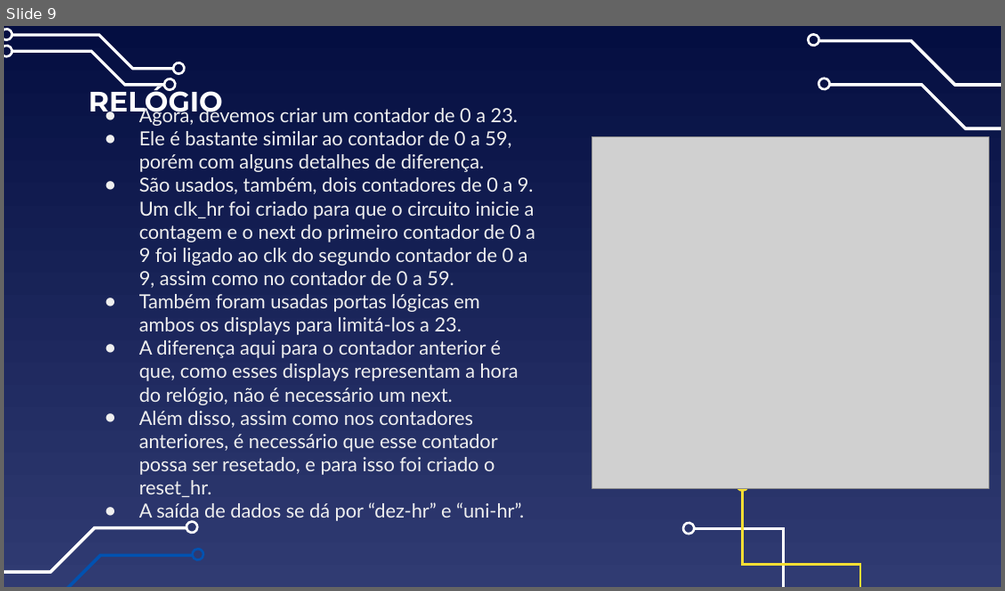
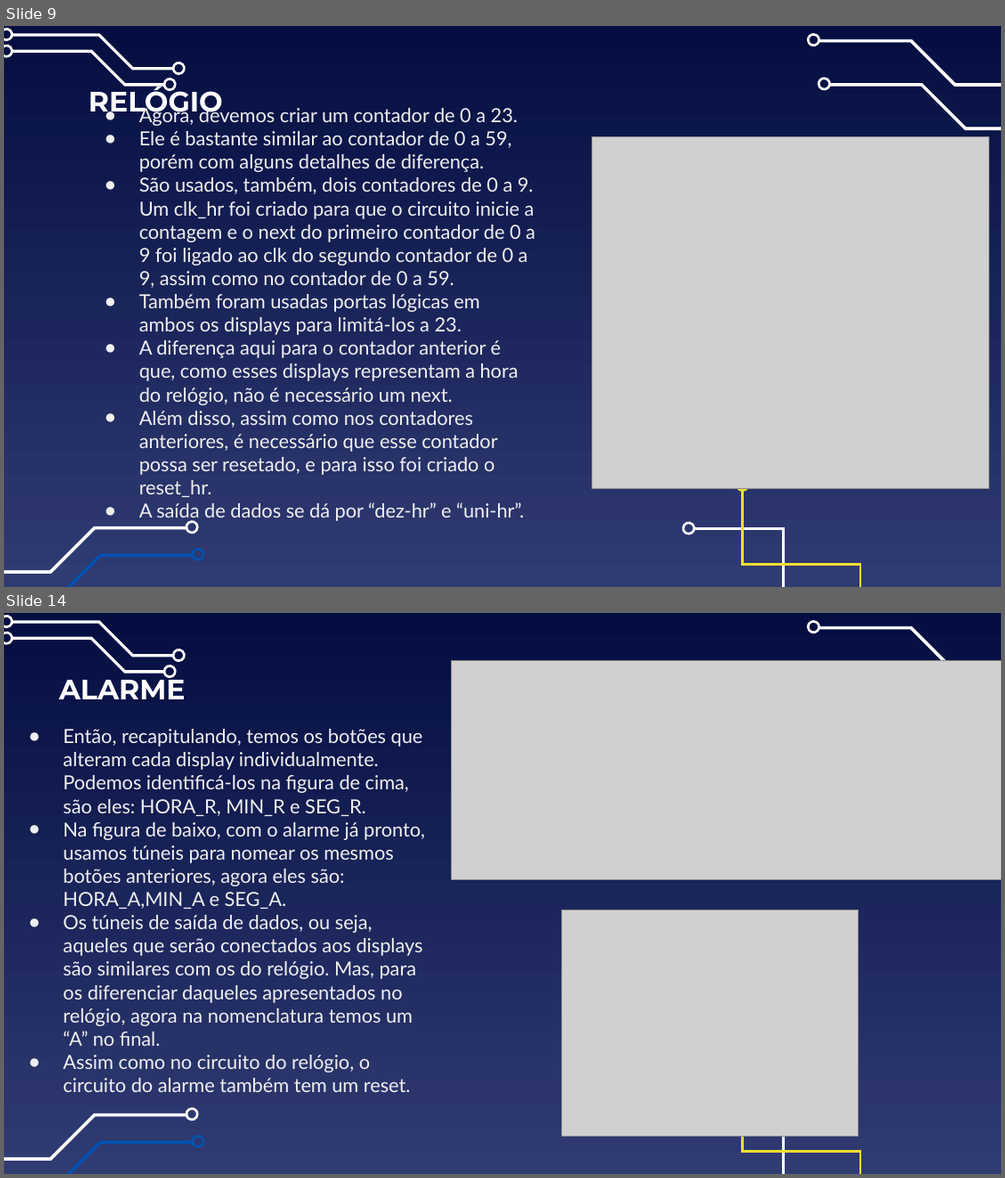
Before and after one commit to IgorTorquatto/Circuitos_Digitais, a slide deck: Trabalho_2_Circuitos_Digitais/TRABALHO.pptx. Shown one above the other, each under a label of ours: slide 9 before the commit, slides 9 and 14 after it; the slides between them are not shown. The pictures are 1005x591 and 1005x1178 pixels, drawn with LibreOffice and Linux fonts; fonts in the diff are those of the drawing; grey boxes stand for pictures. Boxes give left, top, right and bottom in pixels: in the first picture for what was removed or moved away, otherwise in the second. Text is boxed around its words. In the diff, an @@ line names an element or a change of style, - is before the commit and + after.

```diff
--- a/Trabalho_2_Circuitos_Digitais/TRABALHO.pptx
+++ b/Trabalho_2_Circuitos_Digitais/TRABALHO.pptx
@@ slide 14 added at (4,613,1001,1174), background gradient #040E41 to #303B72; not listed: 15 template elements that a slide beside it also shows @@
@@ picture added at (452,660,1001,879) @@
@@ title added at (59,672,186,699), 27 pt, text #FFFFFF, bold @@
+ALARME
@@ text added at (63,729,425,1092), 18.7 pt, text #EFEFEF @@
+● Então, recapitulando, temos os botões que alteram cada display individualmente. Podemos identificá-los na figura de cima, são eles: HORA_R, MIN_R e SEG_R.
+● Na figura de baixo, com o alarme já pronto, usamos túneis para nomear os mesmos botões anteriores, agora eles são: HORA_A,MIN_A e SEG_A.
+● Os túneis de saída de dados, ou seja, aqueles que serão conectados aos displays são similares com os do relógio. Mas, para os diferenciar daqueles apresentados no relógio, agora na nomenclatura temos um “A” no final.
+● Assim como no circuito do relógio, o circuito do alarme também tem um reset.
@@ picture added at (562,910,858,1136) @@
```
Also in this commit, not shown: 10 other slides added, 10 other files.
